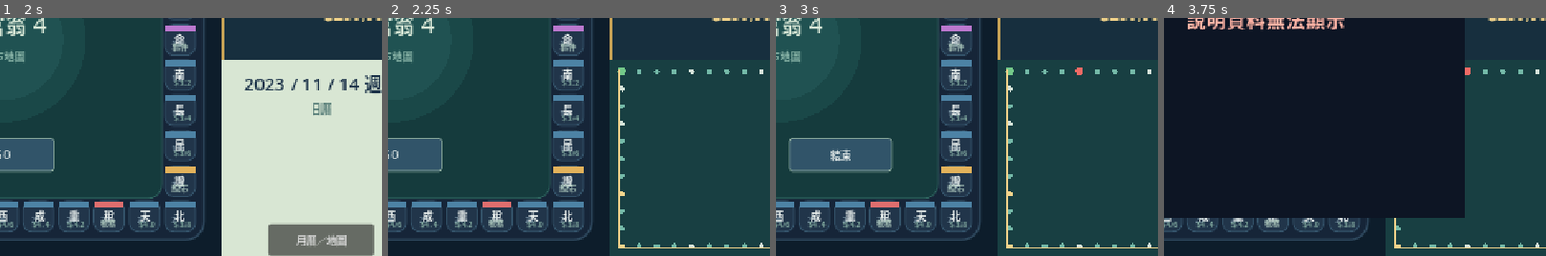
Above: before the commit, frames 1-4 (left to right).
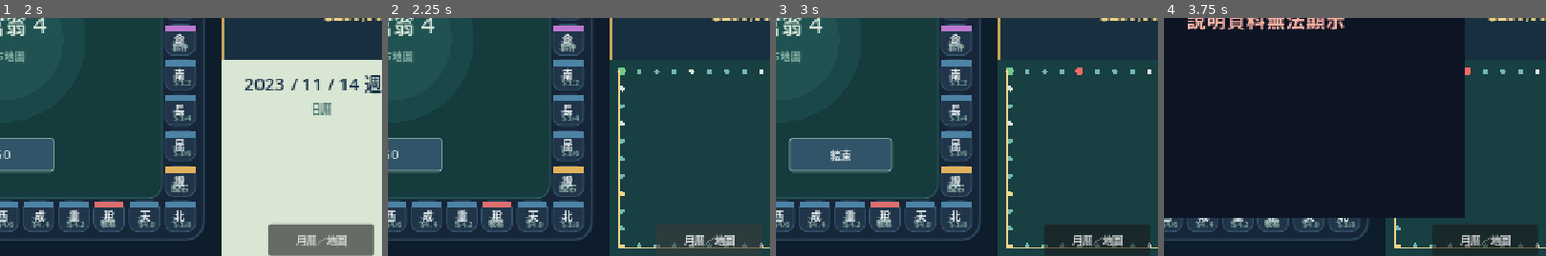
Above: after the commit, the same moments.

Repository: nurockplayer/richman4-remake
Game: Godot game, scene res://game/main.tscn
Two runs of this game, one before a commit and one after it. Both use one fixed random seed, a clock stepped at 60 frames per second and the inputs below.
Inputs:
- Up to frame 1 (2 s): click "START" at 0.5 s; click "開始新局" at 1.25 s
- Up to frame 2 (2.25 s): click "月曆／地圖" at 2 s
- Up to frame 3 (3 s): click "GO" at 2.75 s
- Up to frame 4 (3.75 s): click "說" at 3.5 s
The pictures show only the part of the screen within x 37-87%, y 50-100%; the shares and areas given below are measured in that part.

Frame 1 is identical in both runs. In frame 2, 0.7% of the frame differs, in the area x 70-98%, y 90-97%; in frame 3, 0.6%; in frame 4, 0.6%.

Commit message:
Keep calendar map toggle available on minimap

Diff:
--- a/game/ui/game_shell.gd
+++ b/game/ui/game_shell.gd
@@ -431,14 +431,6 @@
 	calendar_mode_label.size = Vector2(176.0, 20.0)
 	calendar_mode_label.horizontal_alignment = HORIZONTAL_ALIGNMENT_CENTER
 	calendar_panel.add_child(calendar_mode_label)
-	calendar_toggle_button = Button.new()
-	calendar_toggle_button.name = "CalendarToggle"
-	calendar_toggle_button.text = "月曆／地圖"
-	calendar_toggle_button.position = Vector2(47.0, 166.0)
-	calendar_toggle_button.size = Vector2(106.0, 26.0)
-	calendar_toggle_button.add_theme_font_size_override("font_size", 10)
-	calendar_toggle_button.pressed.connect(_toggle_calendar_mode)
-	calendar_panel.add_child(calendar_toggle_button)
 	minimap = SourceMinimap.new()
 	minimap.name = "SourceMinimap"
 	minimap.position = CALENDAR_RECT.position
@@ -447,6 +439,15 @@
 	minimap.pan_requested.connect(func(delta: Vector2) -> void: minimap_pan_requested.emit(delta))
 	minimap.node_selected.connect(func(index: int) -> void: minimap_node_requested.emit(index))
 	game_screen.add_child(minimap)
+	calendar_toggle_button = Button.new()
+	calendar_toggle_button.name = "CalendarToggle"
+	calendar_toggle_button.text = "月曆／地圖"
+	calendar_toggle_button.position = CALENDAR_RECT.position + Vector2(47.0, 166.0)
+	calendar_toggle_button.size = Vector2(106.0, 26.0)
+	calendar_toggle_button.z_index = 1
+	calendar_toggle_button.add_theme_font_size_override("font_size", 10)
+	calendar_toggle_button.pressed.connect(_toggle_calendar_mode)
+	game_screen.add_child(calendar_toggle_button)
 	full_map_view = SourceMinimap.new()
 	full_map_view.name = "SourceFullMap"
 	full_map_view.position = BOARD_RECT.position
--- a/tests/main_hud_ui.gd
+++ b/tests/main_hud_ui.gd
@@ -349,6 +349,57 @@
 	shell.toggle_map_view()
 
 
+func _test_calendar_minimap_viewport_input(viewport_size: Vector2i) -> void:
+	var viewport := SubViewport.new()
+	viewport.size = viewport_size
+	viewport.render_target_update_mode = SubViewport.UPDATE_ALWAYS
+	root.add_child(viewport)
+	var ui: Control = MainScene.instantiate()
+	viewport.add_child(ui)
+	await process_frame
+	await process_frame
+	ui.set_process(false)
+	var game: Object = _set_human_graph_game(ui)
+	await process_frame
+	await process_frame
+	var shell: Control = ui.source_shell
+	var toggle: Button = shell.calendar_toggle_button
+	var point: Vector2 = toggle.get_global_transform_with_canvas() * (toggle.size / 2.0)
+	var before_state: String = game.to_json()
+	var board_view: Control = shell.board_host.get_child(0)
+	var before_pan: Vector2 = board_view.map_pan if board_view.get("map_pan") is Vector2 else Vector2.ZERO
+	var minimap_selections: Array[int] = []
+	shell.minimap.node_selected.connect(func(index: int) -> void: minimap_selections.append(index))
+	_expect(shell.calendar_panel.visible and not shell.minimap.visible, "calendar starts visible in %s viewport" % viewport_size)
+	for round_trip in range(2):
+		await _push_viewport_click(viewport, point)
+		_expect(shell.minimap.visible and not shell.calendar_panel.visible, "calendar toggle opens minimap on %s round %d" % [viewport_size, round_trip + 1])
+		_expect(toggle.is_visible_in_tree(), "calendar toggle remains visible over minimap on %s round %d" % [viewport_size, round_trip + 1])
+		await _push_viewport_click(viewport, point)
+		_expect(shell.calendar_panel.visible and not shell.minimap.visible, "same visible control returns to calendar on %s round %d" % [viewport_size, round_trip + 1])
+	_expect(minimap_selections.is_empty(), "calendar toggle clicks do not reach minimap on %s" % viewport_size)
+	_expect(board_view.get("map_pan") == before_pan, "calendar toggle clicks do not pan board on %s" % viewport_size)
+	_expect(game.to_json() == before_state, "calendar/minimap round trips preserve simulation on %s" % viewport_size)
+	viewport.queue_free()
+	await process_frame
+
+
+func _push_viewport_click(viewport: SubViewport, point: Vector2) -> void:
+	var motion := InputEventMouseMotion.new()
+	motion.position = point
+	motion.global_position = point
+	viewport.push_input(motion, true)
+	await process_frame
+	for pressed in [true, false]:
+		var button := InputEventMouseButton.new()
+		button.position = point
+		button.global_position = point
+		button.button_index = MOUSE_BUTTON_LEFT
+		button.pressed = pressed
+		viewport.push_input(button, true)
+		await process_frame
+
+
 func _test_source_roll_presentation_gate(ui: Control, shell: Control) -> void:
 	var normalized: Dictionary = Maps.normalize_map(BaseMap.make())
 	var definition: Dictionary = normalized.get("definition", {})
@@ -540,6 +591,8 @@
 	_test_legacy_stock_source_route(ui, shell)
 	_test_stock_names(shell)
 	await _test_settlement_overlay_input(ui, shell)
+	await _test_calendar_minimap_viewport_input(Vector2i(640, 480))
+	await _test_calendar_minimap_viewport_input(Vector2i(1280, 800))
 	ui.queue_free()
 	await create_timer(0.15).timeout
 	print("Main HUD checks: %d, failures: %d" % [checks, failures])
